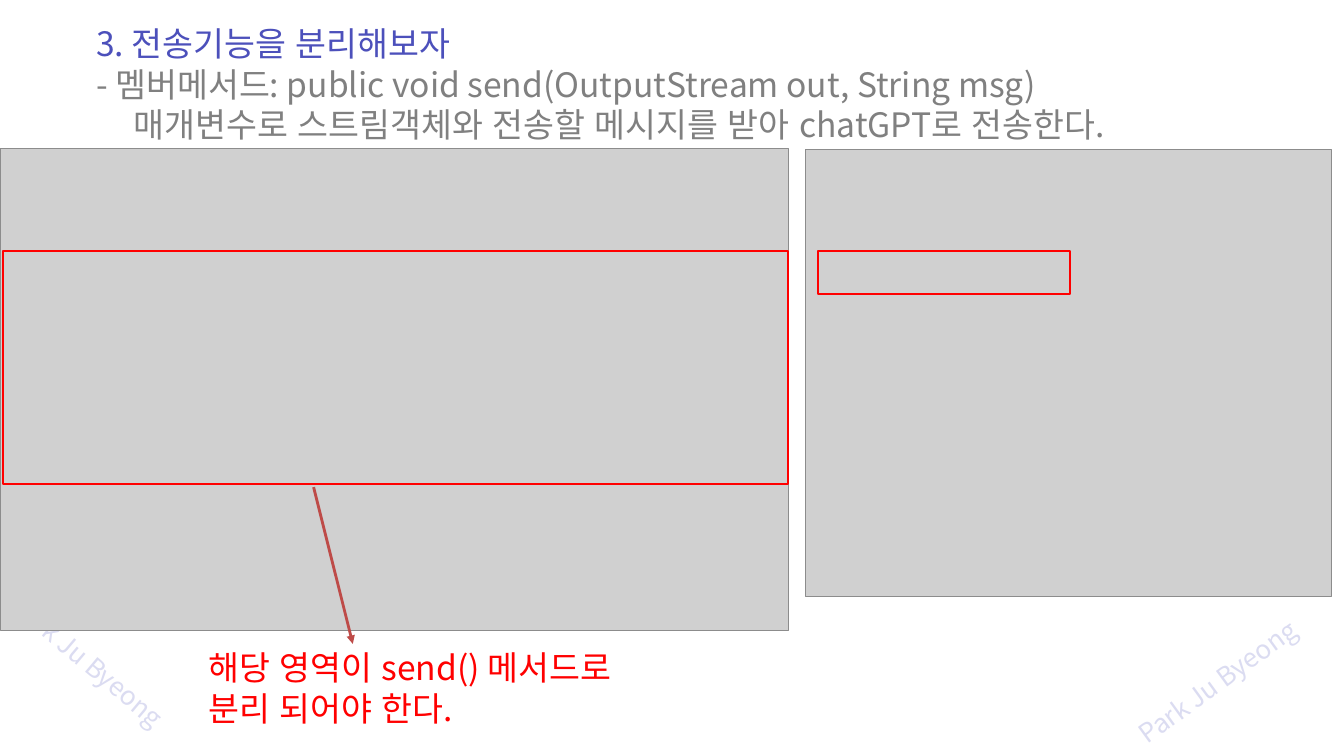
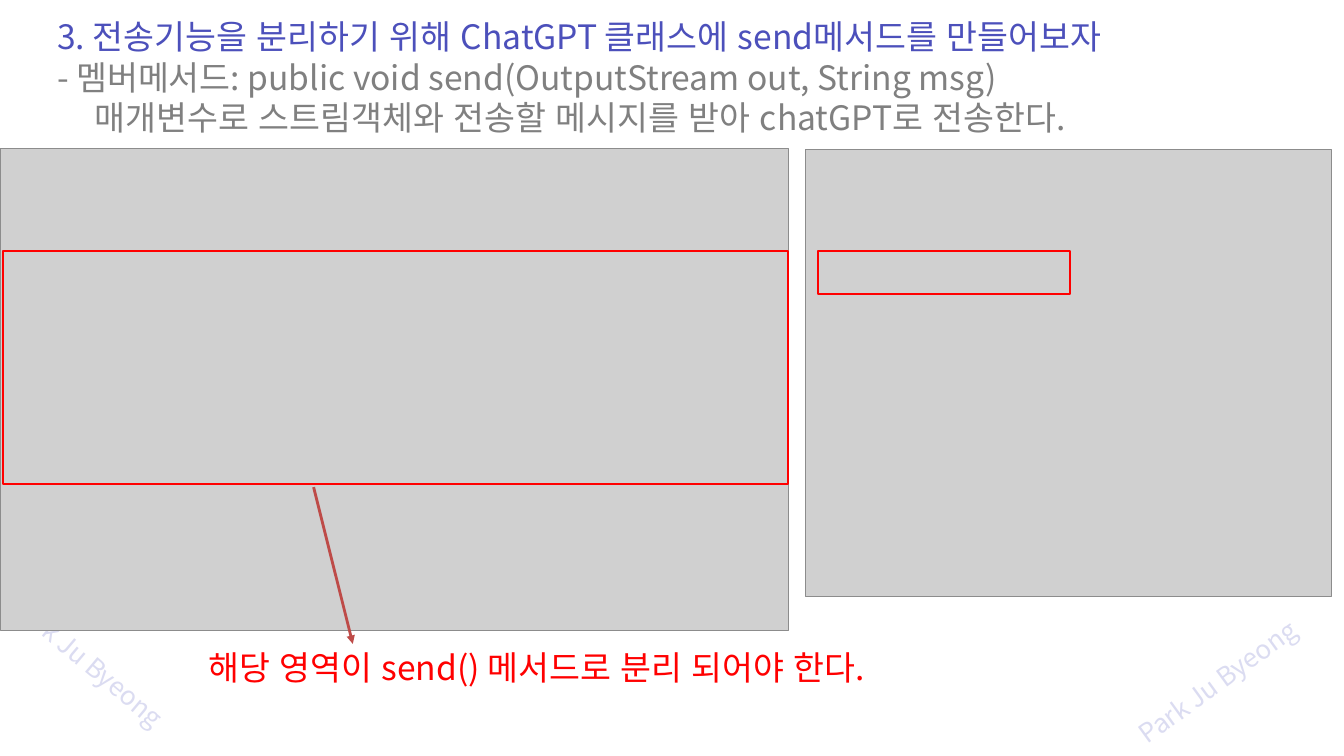
Before and after one commit to zest132/JavaLecture, a slide deck: slide 24 of JavaLecture/LectureFile/java 16강 실습.pptx (slide 23 before the commit). Drawn at 1344x756 pixels with LibreOffice and Linux fonts; fonts in the diff are those of the drawing; grey boxes stand for pictures. Boxes give left, top, right and bottom in pixels: in the first picture for what was removed or moved away, otherwise in the second. Text is boxed around its words. In the diff, an @@ line names an element or a change of style, - is before the commit and + after.

```diff
--- a/JavaLecture/LectureFile/java 16강 실습.pptx
+++ b/JavaLecture/LectureFile/java 16강 실습.pptx
@@ text "3. 전송기능을 분리하기 위해 ChatGPT ...": place and size @@
-text "3. 전송기능을 분리하기 위해 ChatGPT ..." at (96,28,1105,140)
+text "3. 전송기능을 분리하기 위해 ChatGPT ..." at (57,21,1102,133)
@@ text at (57,21,1102,52): text changed @@
-3. 전송기능을 분리해보자
+3. 전송기능을 분리하기 위해 ChatGPT 클래스에 send메서드를 만들어보자
@@ text "해당 영역이 send() 메서드로 분리 ..." rewrapped from (208,652,611,724) to (208,652,865,687) @@
```
Also in this commit, not shown: 7 other slides changed, 6 slides added, 1 slide removed, 11 other files.
